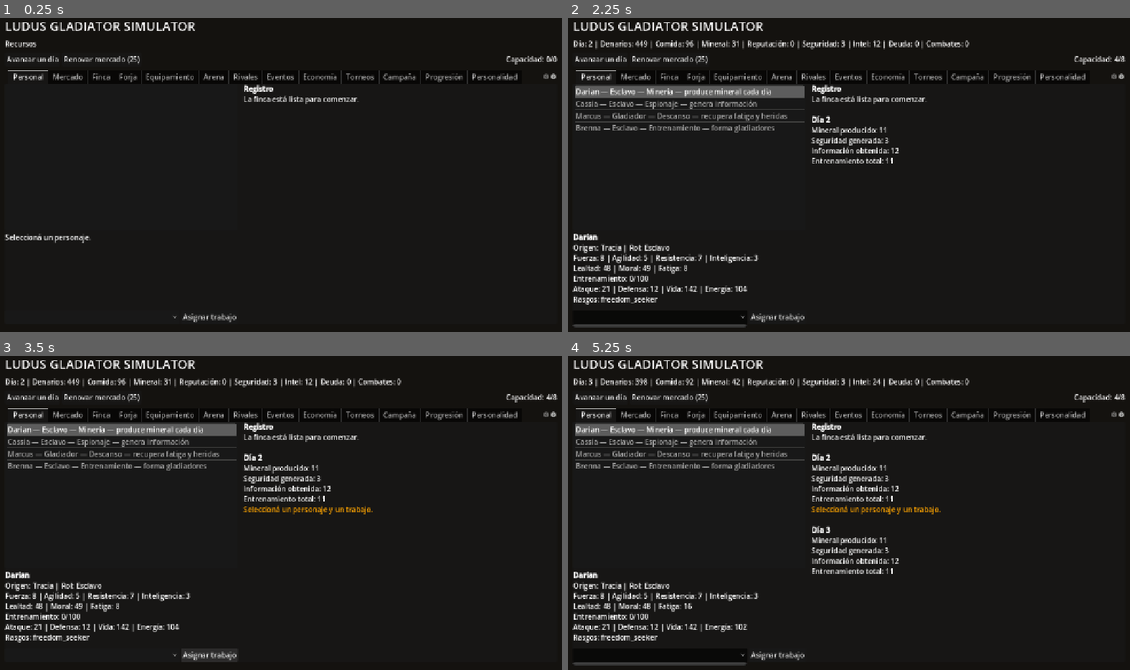
Above: before the commit, frames 1-4 (two rows, left to right).
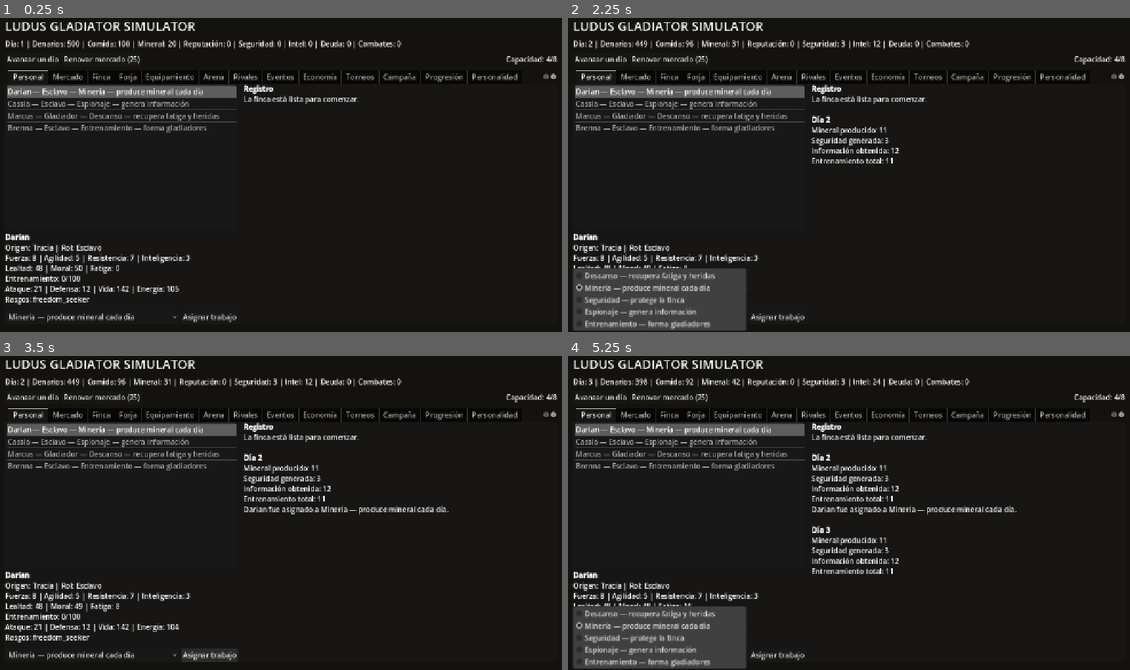
Above: after the commit, the same moments.

Repository: syfaadelia67-bot/Ludus-Gladiator-Simulator
Game: Godot game, scene res://scenes/Main.tscn
Two runs of this game, one before a commit and one after it. Both use one fixed random seed, a clock stepped at 60 frames per second and the inputs below.
Inputs (mouse positions are in pixels of both pictures, inside the frame that each line leads up to):
- Up to frame 1 (0.25 s): no input
- Up to frame 2 (2.25 s): click "Avanzar un día" at 0.5 s; click "Renovar mercado (25)" at 1.25 s; click (657, 316) at 2 s
- Up to frame 3 (3.5 s): click "Asignar trabajo" at 2.75 s
- Up to frame 4 (5.25 s): click "Avanzar un día" at 3.5 s; click "Renovar mercado (25)" at 4.25 s; click (657, 654) at 5 s

The runs differ from the first frame. In frame 1, 6.1% of the frame differs, in the area x 0-100%, y 7-97%; in frame 2, 5.7%; in frame 3, 0.8%; in frame 4, 6.3%, in the area x 0-80%, y 47-100%.
Error before the commit: Parse Error: Cannot infer the type of "victory" variable because the value doesn't have a set type. (res://scripts/systems/combat_manager.gd:171)

Commit message:
fix: point CombatManager autoload to typed implementation

Diff:
--- a/game/project.godot
+++ b/game/project.godot
@@ -38,7 +38,7 @@
 MarketManager="*res://scripts/systems/market_manager.gd"
 EstateManager="*res://scripts/systems/estate_manager.gd"
 EquipmentManager="*res://scripts/systems/equipment_manager.gd"
-CombatManager="*res://scripts/systems/combat_manager.gd"
+CombatManager="*res://scripts/systems/combat_manager_fixed.gd"
 SaveManager="*res://scripts/core/save_manager.gd"
 RivalManager="*res://scripts/systems/rival_manager.gd"
 EventManager="*res://scripts/systems/event_manager.gd"
